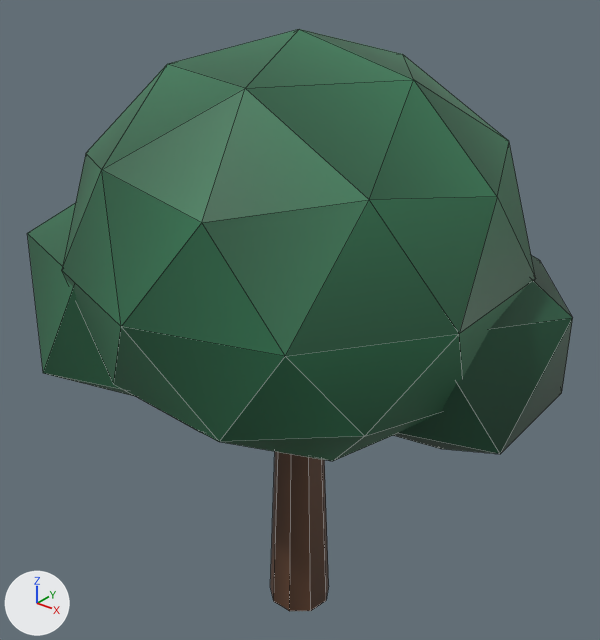
A saved change to the FBX model art/export/dt_big_street_tree.fbx.
Camera for both pictures: a camera (50 mm lens) standing at (14.94, -18.69, 22.74) and looking at (-0.29, 0.35, 10.93). The lights are fixed; the arrows at lower left show +X, +Y and +Z. The picture after the commit comes second. Mesh edges are drawn as thin lines.

Names of what the first picture shows: 'dt_big_street_tree'.
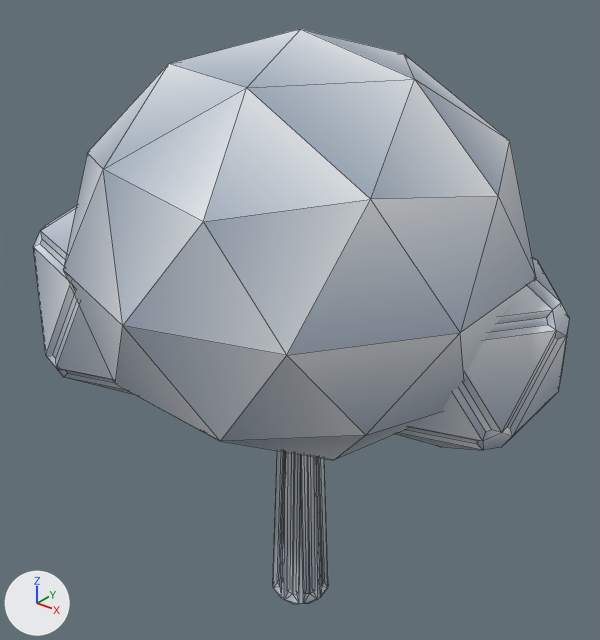
The change in detail:
me_dt_big_street_tree is used by ob_dt_big_street_tree; location (0.0, 0.0, 0.0).
me_dt_big_street_tree had 96 vertices, 151 faces and spanned x -8.0..8.0, y -7.2..7.2, z 0.0..20.0.
me_dt_big_street_tree now has 536 vertices, 582 faces and spans x -7.9..7.9, y -7.1..7.1, z 0.0..20.0.
me_dt_big_street_tree part 1: the loose piece of 18 vertices spanning x -1.0..1.2, y -1.2..0.9, z 0.0..7.5 is rebuilt with 162 vertices and now spans x -0.9..1.2, y -1.2..0.9, z 0.0..7.5.
me_dt_big_street_tree part 2: the loose piece of 12 vertices spanning x -8.0..-0.5, y -6.0..1.2, z 7.6..16.1 is rebuilt with 140 vertices and now spans x -7.9..-0.6, y -5.9..1.1, z 8.0..15.7.
me_dt_big_street_tree part 3: the loose piece of 12 vertices spanning x 0.9..8.0, y -1.7..5.1, z 7.2..15.2 is rebuilt with 132 vertices and now spans x 1.0..7.9, y -1.5..5.0, z 7.6..14.8.
me_dt_big_street_tree part 4: 80 kept faces spanning x -6.5..6.8, y -7.1..6.9, z 7.4..20.0 get new texture (UV) coordinates.
Other edits to the shape of me_dt_big_street_tree do not show in these pictures.

Changed parts and their boxes (x1, y1, x2, y2) in the pictures (600 x 640 px):
'dt_big_street_tree', reshaped: before (27, 29, 573, 611); after (33, 29, 569, 604)
part 1 of me_dt_big_street_tree, rebuilt (7% narrower): before (270, 452, 329, 611); after (273, 451, 328, 604)
part 2 of me_dt_big_street_tree, rebuilt: before (27, 203, 134, 396); after (33, 206, 135, 395)
part 3 of me_dt_big_street_tree, rebuilt: before (393, 255, 573, 454); after (397, 258, 569, 450)
part 4 of me_dt_big_street_tree, surface changed (green to grey): (63, 29, 536, 460) in both
